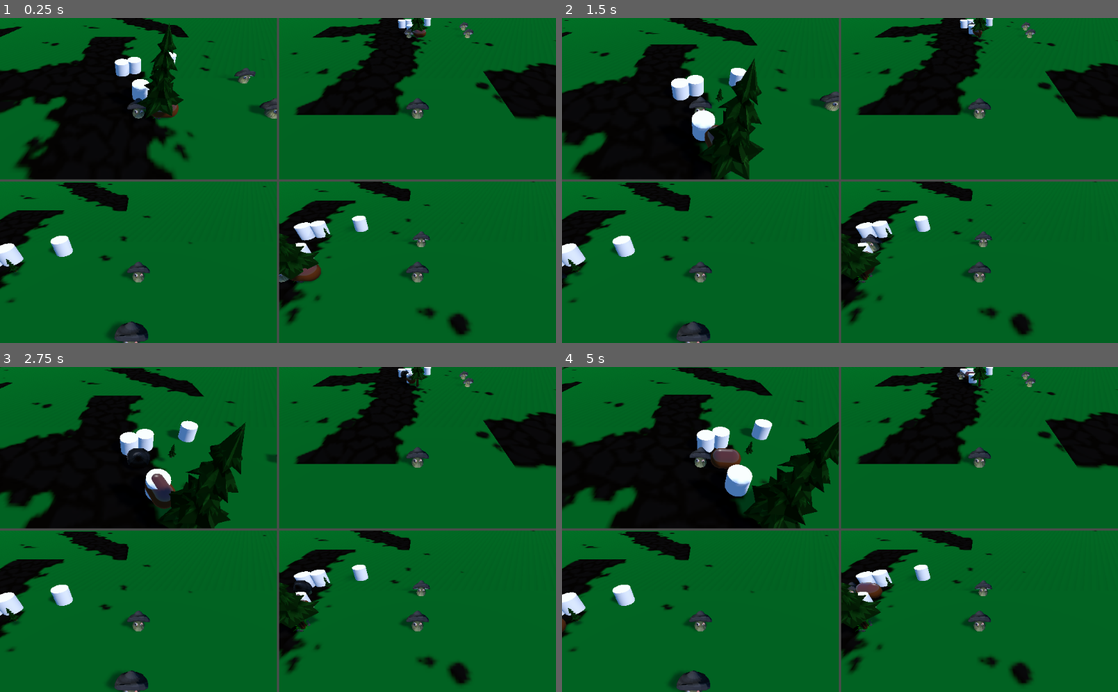
Above: before the commit, frames 1-4 (two rows, left to right).
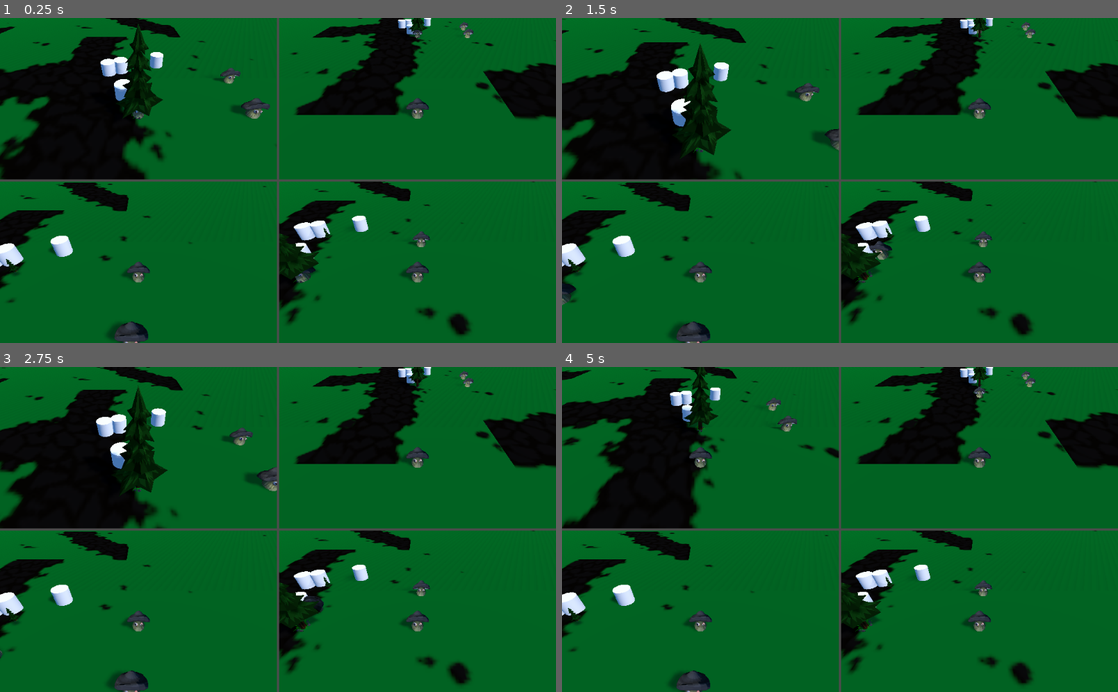
Above: after the commit, the same moments.

Repository: JohnMeadow1/ShroomDoom
Game: Godot game, scene res://viewports/viewports.tscn
Two runs of this game, one before a commit and one after it. Both use one fixed random seed, a clock stepped at 60 frames per second and the inputs below.
Inputs (mouse positions are in pixels of both pictures, inside the frame that each line leads up to):
- Up to frame 1 (0.25 s): no input
- Up to frame 2 (1.5 s): tap Enter at 0.5 s; move the mouse to (962, 164) at 0.52 s; hold Up (move_up_p1) 0.53-1.28 s; move the mouse to (728, 196) at 1.27 s; hold Down (move_down_p1) from 1.28 s (still down)
- Up to frame 3 (2.75 s): move the mouse to (333, 458) at 2.02 s; release Down (move_down_p1) at 2.03 s; hold Up (move_up_p1) from 2.03 s (still down)
- Up to frame 4 (5 s): move the mouse to (812, 594) at 2.77 s; move the mouse to (1006, 578) at 3.52 s; release Up (move_up_p1) at 3.53 s; hold Down (move_down_p1) from 3.53 s (still down); move the mouse to (673, 480) at 4.27 s

The runs differ from the first frame. In frame 1, 6.2% of the frame differs, in the area x 0-77%, y 0-82%; in frame 2, 7.0%; in frame 3, 8.5%; in frame 4, 12%.

Commit message:
goat attack!

Diff:
--- a/source/enemies/goat.gd
+++ b/source/enemies/goat.gd
@@ -2,16 +2,17 @@
 
 export(int) var RANGE
 
-const MOVE_BALANCE = 2.5
+const MOVE_BALANCE = 5
 
 const MOVE_SPEED_WALK  = 10 * MOVE_BALANCE
 const MOVE_SPEED_CHASE = 50 * MOVE_BALANCE
-const MOVE_SPEED_RUN   = 100 * MOVE_BALANCE
+const MOVE_SPEED_RUN   = 10 * MOVE_BALANCE
 
-enum {STATE_IDLE, STATE_WALK, STATE_CHASE}
+const RUN_DISTANCE     = 5
 
-var move       = Vector3()
-var walk_cycle = 0
+enum {STATE_IDLE, STATE_BACK, STATE_CHASE}
+
+var state = null
 
 #var playerInArea = false
 var originPosition = Vector3()
@@ -19,6 +20,7 @@
 
 func _ready():
 	originPosition = self.translation
+	state = STATE_IDLE
 
 	pass
 
@@ -27,22 +29,38 @@
 	var offset = 0
 #	var player_moved = false
 
-	if (target != null && self.translation.distance_to(target.translation) > 0.5):
-		offset = MOVE_SPEED_CHASE * delta
-#		print("Chase: " + target.get_name())
+	if target && state == STATE_CHASE:
+		var distance = self.translation.distance_to(target.translation)
 
 		var direction = target.translation - self.translation
 		direction = direction.normalized()
 
 		look_at(target.translation, Vector3(0,1,0))
-		move_and_slide(direction * offset)
+
+		if distance > RUN_DISTANCE:
+			offset = MOVE_SPEED_CHASE * delta
+			move_and_slide(direction * offset)
+		else:
+			offset = MOVE_SPEED_RUN * delta
+			var collision = move_and_collide(direction * offset)
+			if collision && collision.get_collider().get_name() == target.get_name():
+				target.push(direction)
+				state = STATE_BACK
+
+
+
+#		print("Chase: " + target.get_name())
+
+
 	pass
 
 
 func _on_SenseArea_body_entered(body):
-	if("player" in body.get_name()):
+	if "player" in body.get_name():
 		target = body
+		state = STATE_CHASE
 
 
 func _on_SenseArea_body_exited(body):
 	target = null
+	state = STATE_IDLE
--- a/source/main.tscn
+++ b/source/main.tscn
@@ -10,6 +10,8 @@
 script = ExtResource( 1 )
 
 [node name="Goat" parent="." index="0" instance=ExtResource( 2 )]
+
+transform = Transform( 1, 0, 0, 0, 1, 0, 0, 0, 1, -54.8027, 1, -18.5658 )
 
 [node name="map" type="Node" parent="." index="1"]
 
--- a/source/player/player.gd
+++ b/source/player/player.gd
@@ -66,3 +66,6 @@
 	move = move_and_slide(move)
 	move *= 0.90
 	$Spatial.rotation.z = atan2(move.x,-move.z)
+
+func push(direction):
+	print("pushed")
